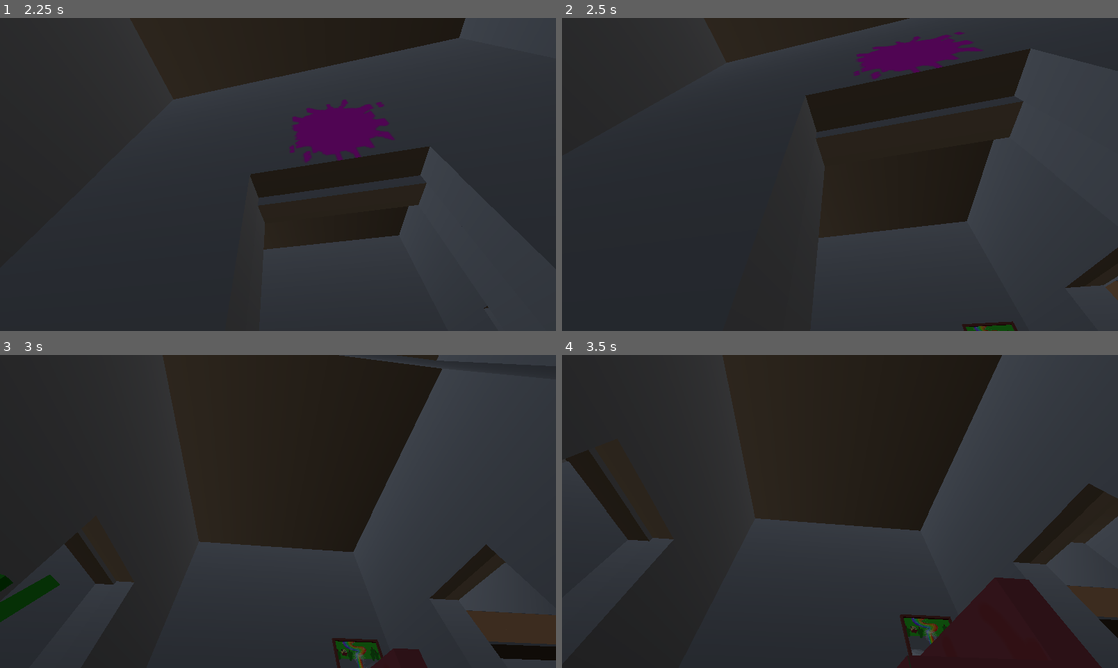
Above: before the commit, frames 1-4 (two rows, left to right).
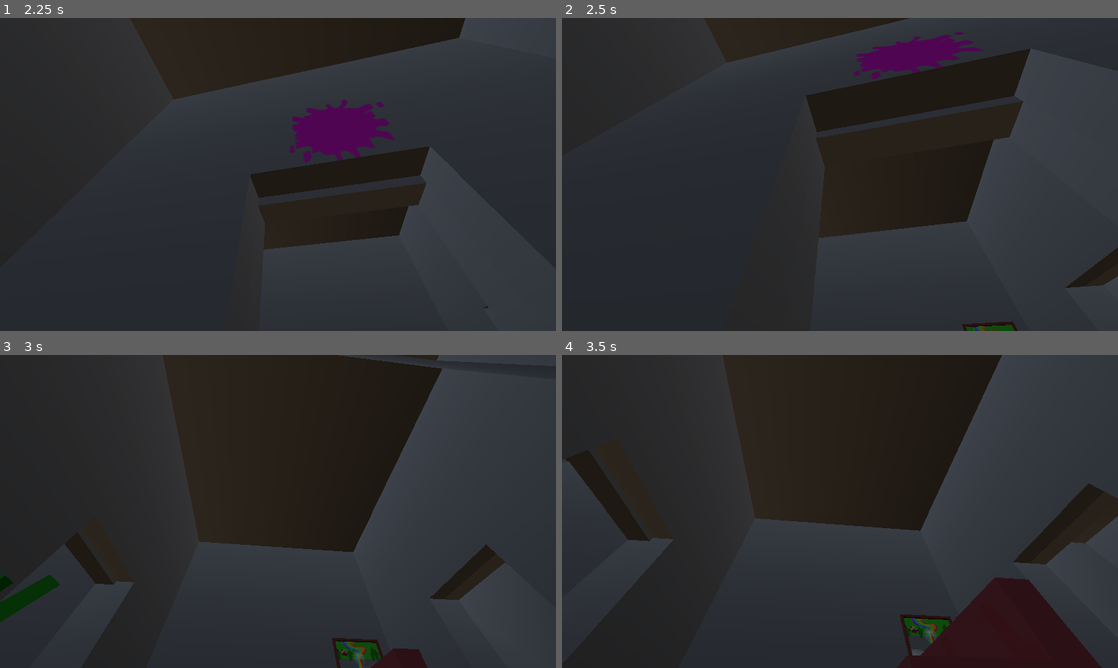
Above: after the commit, the same moments.

Repository: Tihusphere/Puke-Party
Game: Godot game, scene res://Scenes/Screens/title.tscn
Same seed, same stepped clock (60 frames per second), same inputs: the game is played once before the commit and once after it.
Inputs (mouse positions are in pixels of both pictures, inside the frame that each line leads up to):
- Up to frame 1 (2.25 s): click "PLAY" at 0.5 s; tap Enter at 1.25 s; move the mouse to (305, 174) at 1.27 s; hold Ctrl (crawl) 1.28-2.03 s; hold W (forward) from 1.28 s (still down); click (305, 174) at 1.42 s; tap Space (jump) at 1.52 s; move the mouse to (250, 174) at 2.02 s; tap Ctrl (crawl) at 2.1 s
- Up to frame 2 (2.5 s): keep holding W (forward); tap Space (jump) at 2.27 s
- Up to frame 3 (3 s): keep holding W (forward); move the mouse to (289, 505) at 2.77 s; hold Ctrl (crawl) from 2.78 s (still down)
- Up to frame 4 (3.5 s): keep holding W (forward); keep holding Ctrl (crawl)

Frame 1 is identical in both runs. In frame 2, less than 0.1% of the frame differs, in the area x 97-100%, y 83-91%; in frame 3, 1.8%, in the area x 83-100%, y 81-98%; in frame 4, 0.7%.

Commit message:
Fix rainbow powerup
now it actually happens. doesn't do anything tho

Diff:
--- a/Scenes/Rooms/center.tscn
+++ b/Scenes/Rooms/center.tscn
@@ -74,11 +74,11 @@
 mesh_instance = NodePath("MeshInstance3D")
 base_texture = SubResource("GradientTexture1D_kntyv")
 
-[node name="MeshInstance3D" type="MeshInstance3D" parent="StaticBody3D"]
+[node name="MeshInstance3D" type="MeshInstance3D" parent="StaticBody3D" unique_id=1832850019]
 transform = Transform3D(100, 0, 0, 0, -4.37114e-06, 100, 0, -100, -4.37114e-06, 0, 8, 0)
 mesh = ExtResource("2_kkgn7")
 
-[node name="CollisionShape3D" type="CollisionShape3D" parent="StaticBody3D"]
+[node name="CollisionShape3D" type="CollisionShape3D" parent="StaticBody3D" unique_id=1162092869]
 transform = Transform3D(100, 0, 0, 0, -4.37114e-06, 100, 0, -100, -4.37114e-06, 0, 8, 0)
 shape = SubResource("ConcavePolygonShape3D_s0hdj")
 
--- a/Scenes/Rooms/corner_room.tscn
+++ b/Scenes/Rooms/corner_room.tscn
@@ -92,27 +92,6 @@
 [node name="Counter15" parent="Objects" unique_id=929544369 instance=ExtResource("4_85scl")]
 transform = Transform3D(-4.8568214e-08, -4.8568214e-08, 1.1111112, -1.1111112, 2.1229841e-15, -4.8568214e-08, 8.714332e-22, -1.1111112, -4.8568214e-08, -6.5000005, 8.611113, 3.9653769)
 
-[node name="Counter7" parent="Objects" unique_id=459997786 instance=ExtResource("4_85scl")]
-transform = Transform3D(-4.8568214e-08, 4.8568214e-08, 1.1111112, -1.1111112, -2.1229841e-15, -4.8568214e-08, 1.4523886e-22, 1.1111112, -4.8568214e-08, -1.9444442, 14.500001, -2.7012897)
-
-[node name="Counter12" parent="Objects" unique_id=1299868157 instance=ExtResource("4_85scl")]
-transform = Transform3D(-4.8568214e-08, 4.8568214e-08, 1.1111112, -1.1111112, -2.1229841e-15, -4.8568214e-08, 1.4523886e-22, 1.1111112, -4.8568214e-08, -4.1666665, 14.500001, -2.7012897)
-
-[node name="Counter13" parent="Objects" unique_id=1814377817 instance=ExtResource("4_85scl")]
-transform = Transform3D(-4.8568214e-08, 4.8568214e-08, 1.1111112, -1.1111112, -2.1229841e-15, -4.8568214e-08, 1.4523886e-22, 1.1111112, -4.8568214e-08, -5.8333335, 14.500001, -2.7012897)
-
-[node name="Counter8" parent="Objects" unique_id=940915181 instance=ExtResource("4_85scl")]
-transform = Transform3D(-4.8568214e-08, 4.8568214e-08, 1.1111112, -1.1111112, -2.1229841e-15, -4.8568214e-08, 1.4523886e-22, 1.1111112, -4.8568214e-08, -8.055555, 14.500001, -2.7012897)
-
-[node name="Counter9" parent="Objects" unique_id=771210162 instance=ExtResource("4_85scl")]
-transform = Transform3D(-4.8568214e-08, 4.8568214e-08, 1.1111112, -1.1111112, -2.1229841e-15, -4.8568214e-08, 1.4523886e-22, 1.1111112, -4.8568214e-08, -10.277778, 14.500001, -2.7012897)
-
-[node name="Counter10" parent="Objects" unique_id=157838884 instance=ExtResource("4_85scl")]
-transform = Transform3D(-4.8568214e-08, 4.8568214e-08, 1.1111112, -1.1111112, -2.1229841e-15, -4.8568214e-08, 1.4523886e-22, 1.1111112, -4.8568214e-08, -11.944445, 14.500002, -2.7012892)
-
-[node name="Counter11" parent="Objects" unique_id=369667767 instance=ExtResource("4_85scl")]
-transform = Transform3D(1.1111112, 4.8568214e-08, 3.5527137e-15, -3.5527137e-15, -2.1229841e-15, 1.1111112, -4.8568214e-08, 1.1111112, 2.122984e-15, -11.944445, 12.277779, -2.7012892)
-
 [node name="Counter2" parent="Objects" unique_id=168855165 instance=ExtResource("4_85scl")]
 transform = Transform3D(-4.8568214e-08, -4.8568214e-08, 1.1111112, -1.1111112, 2.1229841e-15, -4.8568214e-08, 1.4523886e-22, -1.1111112, -4.8568214e-08, -8.055555, 14.500001, 3.9653773)
 
--- a/Scenes/Rooms/side_room.tscn
+++ b/Scenes/Rooms/side_room.tscn
@@ -72,7 +72,7 @@
 shape = SubResource("ConcavePolygonShape3D_885i0")
 
 [node name="PickUp" parent="StaticBody3D" unique_id=1000235748 instance=ExtResource("3_kb42w")]
-transform = Transform3D(1, 0, 0, 0, 1, 0, 0, 0, 1, 0, 9.2, 0)
+transform = Transform3D(1, 0, 0, 0, 1, 0, 0, 0, 1, 0, 8.599999, 0)
 
 [node name="Objects" type="Node3D" parent="." unique_id=1538105632]
 
--- a/Scenes/Screens/end.tscn
+++ b/Scenes/Screens/end.tscn
@@ -1,16 +1,16 @@
 [gd_scene format=3 uid="uid://bpj2m4nplbn0p"]
 
 [ext_resource type="Texture2D" uid="uid://d4if1a3x0cpik" path="res://textures/Screens/MiniJam_Logo.png" id="1_8vl3y"]
-[ext_resource type="Script" path="res://Scripts/Screens/playButton.gd" id="2_f3kyp"]
+[ext_resource type="Script" uid="uid://bhudwnlyam7lw" path="res://Scripts/Screens/playButton.gd" id="2_f3kyp"]
 
-[node name="End" type="Node2D"]
+[node name="End" type="Node2D" unique_id=1497736830]
 
-[node name="MiniJamLogo" type="Sprite2D" parent="."]
+[node name="MiniJamLogo" type="Sprite2D" parent="." unique_id=1065561084]
 position = Vector2(960, 444)
 scale = Vector2(0.808557, 0.808557)
 texture = ExtResource("1_8vl3y")
 
-[node name="Button" type="Button" parent="."]
+[node name="Button" type="Button" parent="." unique_id=592602901]
 offset_left = 739.0
 offset_top = 880.0
 offset_right = 1181.0
--- a/Scripts/Environment/roomItem.gd
+++ b/Scripts/Environment/roomItem.gd
@@ -146,6 +146,9 @@
 
 		mask_texture.update(mask_image)
 
+		var rainbow = true if GAMEMANAGER.getRainbow() else false
+		toggle_rainbow(rainbow)
+
 # Helper function 1: Toggle rainbow cycling on/off
 func toggle_rainbow(enabled: bool, speed: float = 1.0) -> void:
 	shader_material.set_shader_parameter("enable_rainbow_cycle", enabled)
--- a/Scripts/Resources/pickup_controller.gd
+++ b/Scripts/Resources/pickup_controller.gd
@@ -55,7 +55,7 @@
 			GAMEMANAGER.changePlayerSpeed(SPEED_INCREASE)
 			print("agility increased!!")
 		Buff.RAINBOW:
-			GAMEMANAGER.toggleRainbows(true)
+			GAMEMANAGER.setRainbow(true)
 			print("rainbow!!!")
 
 	start_timer()
@@ -70,7 +70,7 @@
 			GAMEMANAGER.changePlayerSpeed(-SPEED_INCREASE)
 			print("agility normal")
 		Buff.RAINBOW:
-			GAMEMANAGER.toggleRainbows(false)
+			GAMEMANAGER.setRainbow(false)
 			print("no more rainbow")
 
 	self.set_collision_mask_value(2, true)
--- a/Scripts/Singletons/GAMEMANAGER.gd
+++ b/Scripts/Singletons/GAMEMANAGER.gd
@@ -1,29 +1,29 @@
 class_name GameManagerClass
 extends Node
+
+## BRUSH ##
 
 var brush_texture: Texture2D:
 	set(value):
 		brush_texture = value
 		update_brush_size()
 
-## Texture to blend onto paintable objects via shader mask
-var overlay_texture: Texture2D
-
 var brush_size: Vector2i = Vector2i(64, 64):
 	set(value):
 		brush_size = value
 		update_brush_size()
 
+var overlay_texture: Texture2D # Texture to blend onto paintable objects via shader mask
 var active_brush_image: Image
 var brush_w: int = 0
 var brush_h: int = 0
-
 var brush_img = "res://textures/splat.png"
 var vomit_img = "res://textures/splat.png"
 
 var speed: float = 5.0 # default speed
 var jump: float = 6.0 # default jump
 
+var rainbow: bool = false
 
 func _ready() -> void:
 	brush_texture = load(brush_img)
@@ -71,8 +71,14 @@
 func changePlayerJump(new_jump: float) -> void:
 	jump += new_jump
 
+func setRainbow(is_rainbow: bool = !rainbow) -> void: # toggles by default
+	rainbow = is_rainbow
+
 func getPlayerSpeed() -> float:
 	return speed
 
 func getPlayerJump() -> float:
 	return jump
+
+func getRainbow() -> bool:
+	return rainbow
Not shown: 1 places in Scenes/Rooms/center.tscn that only renumber resources
